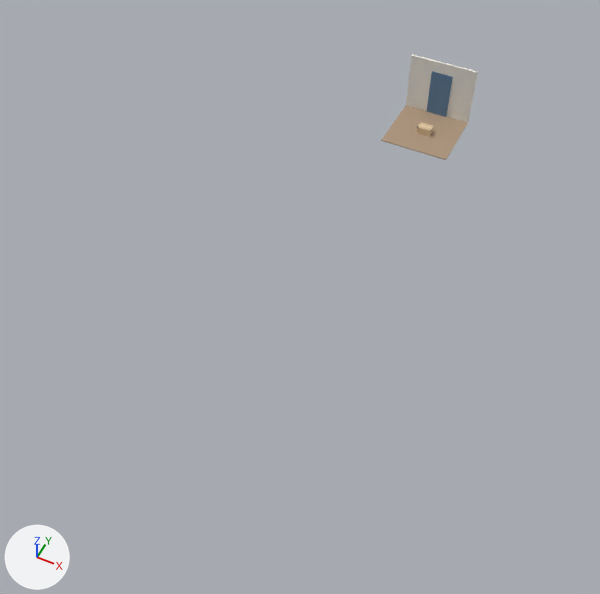
The glTF model examples/parcels/acceptance/features/courier-app-measure/scenes/parcel-on-porch.glb as it was, and as the next commit left it.
Rendered twice from a 50 mm camera at (8.5, -28.6, 22.7) aimed at (-0.7, -10.2, -0.3). The lights are fixed; the arrows at lower left show +X, +Y and +Z. The picture after the commit comes second. Vertices at exactly the same position are counted once.

Objects in the first picture: '_door', '_porch', '_wall' and 1 more.
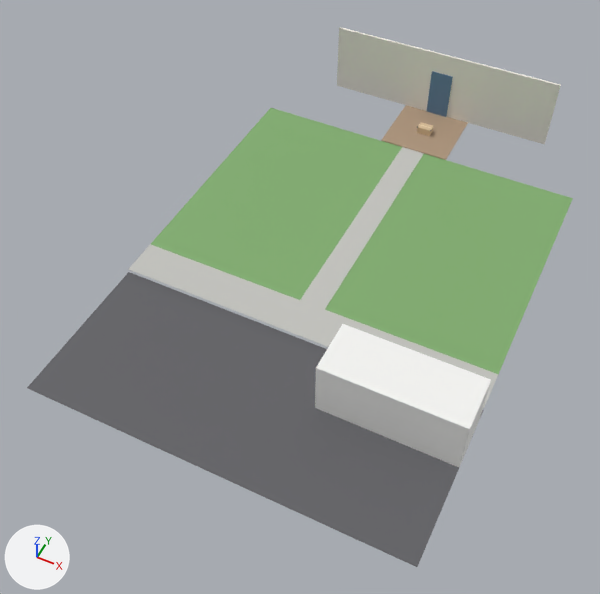
Where the change shows, as pixel boxes [x1, y1, x2, y2] in the pictures (600 x 594 px):
'_lawn', added (green): after [151, 108, 573, 374]
'_street', added: after [27, 272, 484, 567]
'_van', added: after [315, 324, 491, 467]
'_wall', rescaled (208% wider, 69% taller): before [406, 54, 478, 123]; after [337, 27, 561, 144]
'_pavement', added: after [128, 244, 498, 408]
'_garden path', added: after [300, 147, 424, 309]

The edits, one by one:
Material 'van' (mat_van) is new.
Its base color is (0.92, 0.92, 0.9) (white #f6f6f3).
Its roughness is 0.8.
Material 'asphalt' (mat_asphalt) is new.
Its base color is (0.12, 0.12, 0.13) (dark grey #616165).
Its roughness is 0.8.
Material 'paving slabs' (mat_paving_slabs) is new.
Its base color is (0.55, 0.55, 0.52) (light grey #c4c4bf).
Its roughness is 0.8.
Material 'lawn' (mat_lawn) is new.
Its base color is (0.22, 0.42, 0.16) (green #81ad6f).
Its roughness is 0.8.
me_box_001 is used by ob_wall; location (0.0, 2.45, 0.0).
me_box_001 had 8 vertices, 12 faces and spanned x -1.5..1.5, y -0.05..0.05, z 0.0..2.6.
me_box_001 now has 8 vertices, 12 faces and spans x -5.0..5.0, y -0.05..0.05, z 0.0..3.0.
me_box_001 part 1: the whole mesh is scaled about the mesh origin by (3.33, 1, 1.15).
Mesh me_box_004_1 is new.
It is a box spanning x -2.5..2.5, y -1.0..1.0, z 0.0..2.2.
It uses material mat_van (white #f6f6f3).
Mesh me_box_003_1 is new.
It is a box spanning x -7.0..7.0, y -3.0..3.0, z 0.0..0.02.
It uses material mat_asphalt (dark grey #616165).
Mesh me_box_002_1 is new.
It is a box spanning x -7.0..7.0, y -0.75..0.75, z 0.0..0.02.
It uses material mat_paving_slabs (light grey #c4c4bf).
Mesh me_box_001_1 is new.
It is a box spanning x -0.5..0.5, y -5.0..5.0, z 0.0..0.02.
It uses material mat_paving_slabs (light grey #c4c4bf).
Mesh me_box_1 is new.
It is a box spanning x -7.0..7.0, y -5.0..5.0, z 0.0..0.02.
It uses material mat_lawn (green #81ad6f).
Object '_van' (ob_van) is new; it shows me_box_004_1.
Its location is (4.5, -13.4, -0.2).
Object '_street' (ob_street) is new; it shows me_box_003_1.
Its location is (0.0, -15.0, -0.2).
Object '_pavement' (ob_pavement) is new; it shows me_box_002_1.
Its location is (0.0, -11.25, -0.05).
Object '_garden path' (ob_garden_path) is new; it shows me_box_001_1.
Its location is (0.0, -5.5, -0.05).
Object '_lawn' (ob_lawn) is new; it shows me_box_1.
Its location is (0.0, -5.5, -0.06).
